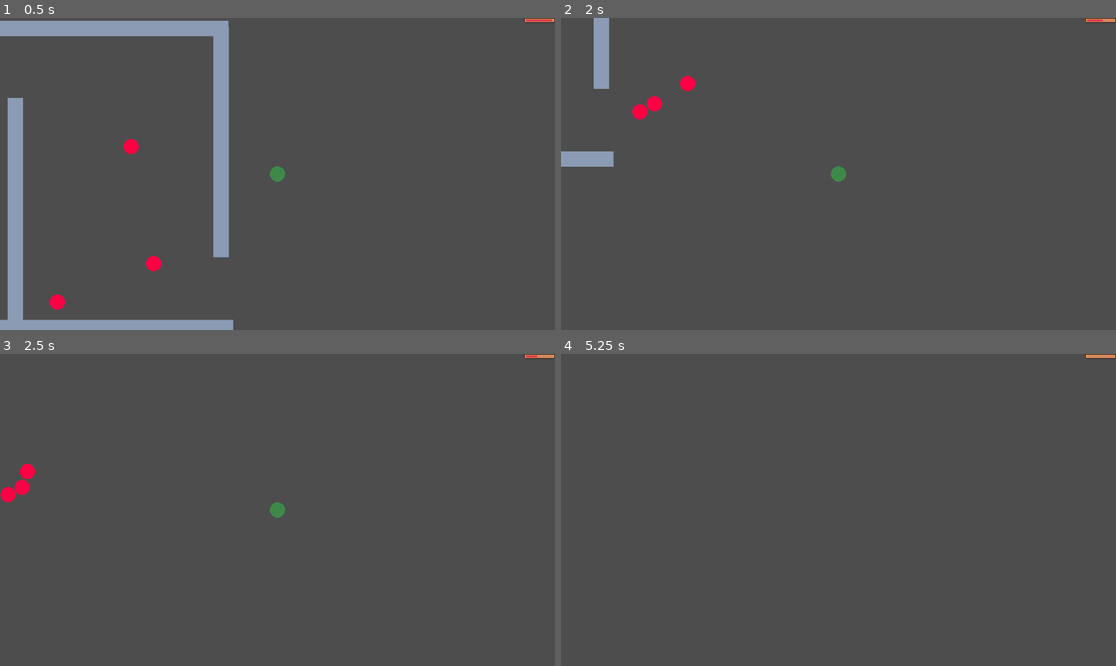
Above: before the commit, frames 1-4 (two rows, left to right).
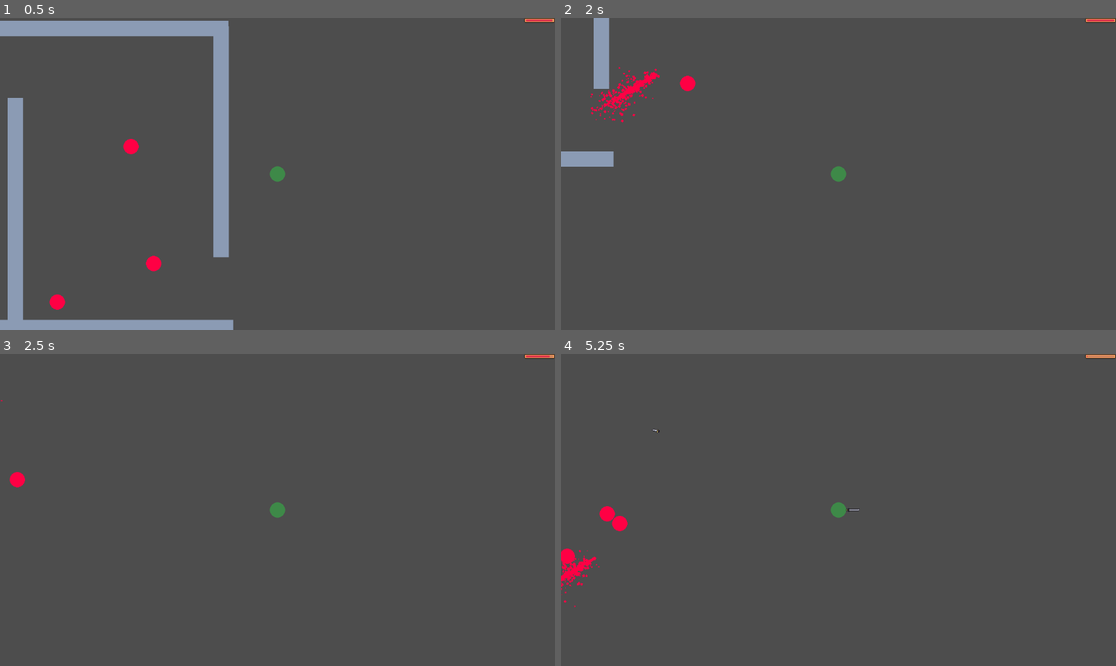
Above: after the commit, the same moments.

Repository: whocares-abt/fast-pace
Game: Godot game, scene res://Scenes/debug_map.tscn
Two runs of this game, one before a commit and one after it. Both use one fixed random seed, a clock stepped at 60 frames per second and the inputs below.
Inputs (mouse positions are in pixels of both pictures, inside the frame that each line leads up to):
- Up to frame 1 (0.5 s): no input
- Up to frame 2 (2 s): move the mouse to (960, 158) at 0.52 s; hold D (move_right) 0.53-1.28 s; hold Right mouse button (ability) 0.53-1.28 s; click (960, 158) at 0.8 s; move the mouse to (727, 189) at 1.27 s; hold S (move_down) from 1.28 s (still down); click (727, 189) at 1.35 s; right-click (727, 189) at 1.55 s
- Up to frame 3 (2.5 s): move the mouse to (333, 441) at 2.02 s; release S (move_down) at 2.03 s; hold D (move_right) from 2.03 s (still down); hold Right mouse button (ability) from 2.03 s (still down); click (333, 441) at 2.3 s
- Up to frame 4 (5.25 s): move the mouse to (810, 572) at 2.77 s; release D (move_right) at 2.78 s; release Right mouse button (ability) at 2.78 s; hold W (move_up) 2.78-3.53 s; click (810, 572) at 2.85 s; right-click (810, 572) at 3.05 s; tap Enter at 3.5 s; move the mouse to (1005, 556) at 3.52 s; hold Shift (bullet_time) 3.53-4.28 s; hold A (move_left) 3.53-5.03 s; click (1005, 556) at 3.8 s; tap Space at 4.25 s; move the mouse to (672, 463) at 4.27 s; right-click (672, 463) at 4.35 s; move the mouse to (866, 510) at 5.02 s; press the mouse at (866, 510) at 5.03 s; hold S (move_down) from 5.03 s (still down)

Frame 1 is identical in both runs. In frame 2, 0.7% of the frame differs, in the area x 5-100%, y 0-34%; in frame 3, 0.4%; in frame 4, 0.7%, in the area x 0-95%, y 0-82%.

Commit message:
Added knife throw

Diff:
--- a/Scripts/Characters/player_character.gd
+++ b/Scripts/Characters/player_character.gd
@@ -39,7 +39,7 @@
 
 	if (event.is_action_pressed("ability")):
 		var mana_cost = knife_throw.get_mana_cost()
-		knife_throw.activate.call()
+		knife_throw.activate.call(attack_direction, weapon.get_hurtbox_location())
 		update_health(-mana_cost)
 
 	if (event.is_action_pressed("bullet_time")):
--- a/Scripts/Combat/knife_throw.gd
+++ b/Scripts/Combat/knife_throw.gd
@@ -1,4 +1,7 @@
 extends Ability
+
+var projectile = preload("res://Scenes/Combat/bullet.tscn")
+@export var projectile_speed = 2000
 
 func _ready() -> void:
 	load_stats("res://Resources/Combat/knife_throw.tres")
@@ -7,5 +10,15 @@
 func get_mana_cost():
 	return mana_cost
 
-func activate_knife_throw():
-	pass
+func activate_knife_throw(direction, start_position):
+	var knife = projectile.instantiate()
+
+	add_child(knife)
+	remove_child(knife)
+
+	knife.set_speed(projectile_speed)
+	knife.set_direction(direction)
+	knife.add_hurtbox_owners(["Player"])
+	knife.change_sprite("knife")
+
+	CombatSignalBus.emit_signal("bullet_shot", knife, start_position)
--- a/Scripts/Combat/weapon.gd
+++ b/Scripts/Combat/weapon.gd
@@ -93,6 +93,9 @@
 	await get_tree().create_timer(attack_hold).timeout
 	melee_hurtbox.disable_hurtbox()
 
+func get_hurtbox_location():
+	return melee_hurtbox.global_position
+
 func add_hurtbox_owners(new_owners):
 	for new_owner in new_owners:
 		hurtbox_owners.append(new_owner)
